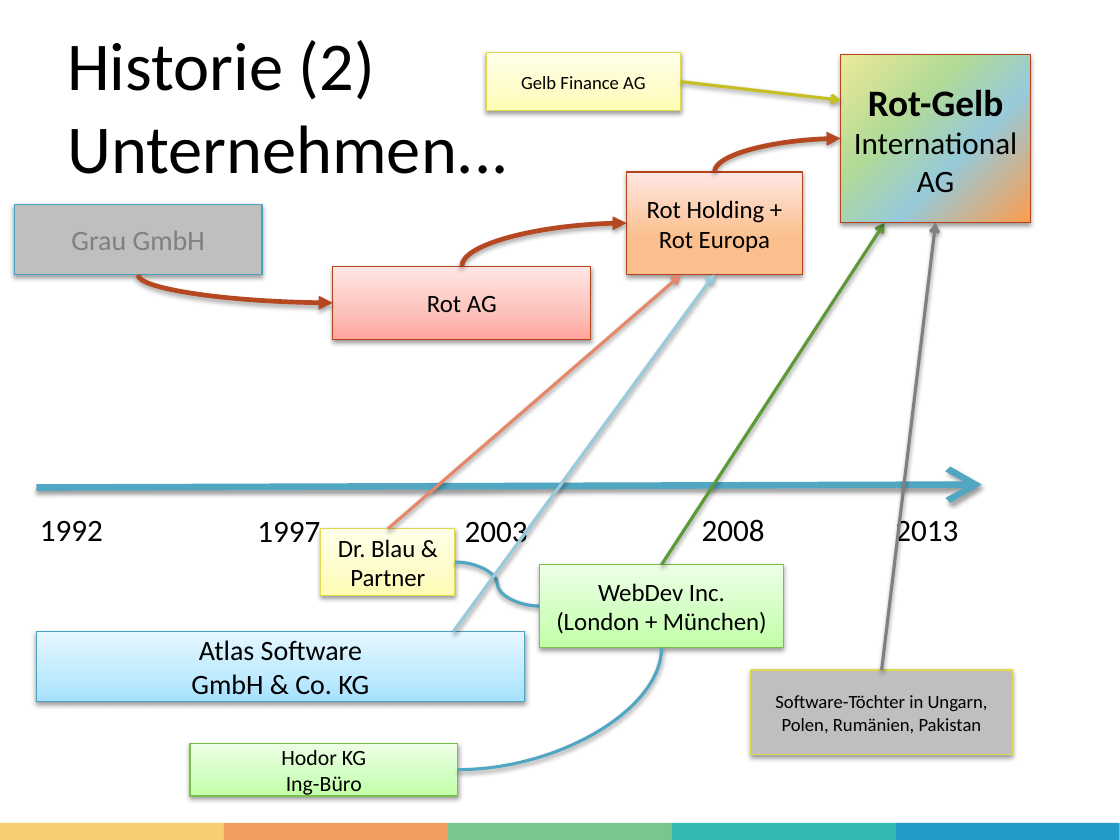
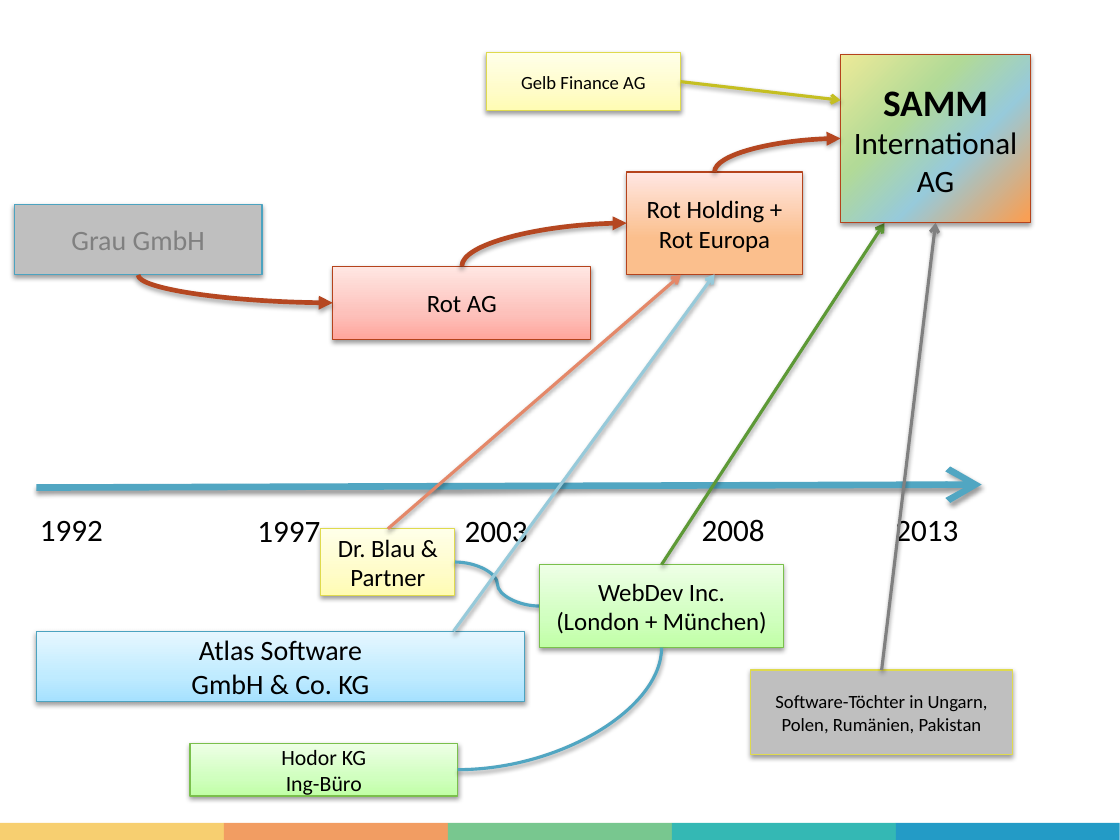
Before and after one commit to aim42/venom-example, a slide deck: slide 4 of graphics/venom-diagrams.pptx. Drawn at 1120x840 pixels with LibreOffice and Linux fonts; fonts in the diff are those of the drawing. Boxes give left, top, right and bottom in pixels: in the first picture for what was removed or moved away, otherwise in the second. Text is boxed around its words. In the diff, an @@ line names an element or a change of style, - is before the commit and + after.

Commit message:
updated business history, moved to own ppt

```diff
--- a/graphics/venom-diagrams.pptx
+++ b/graphics/venom-diagrams.pptx
@@ title removed at [67, 40, 508, 174] @@
-Historie (2)
-Unternehmen...
@@ text in rectangle at [854, 91, 1018, 162]: text changed @@
-Rot-Gelb
-International
+SAMM
+International
```
Also in this commit, not shown: 2 other files.
